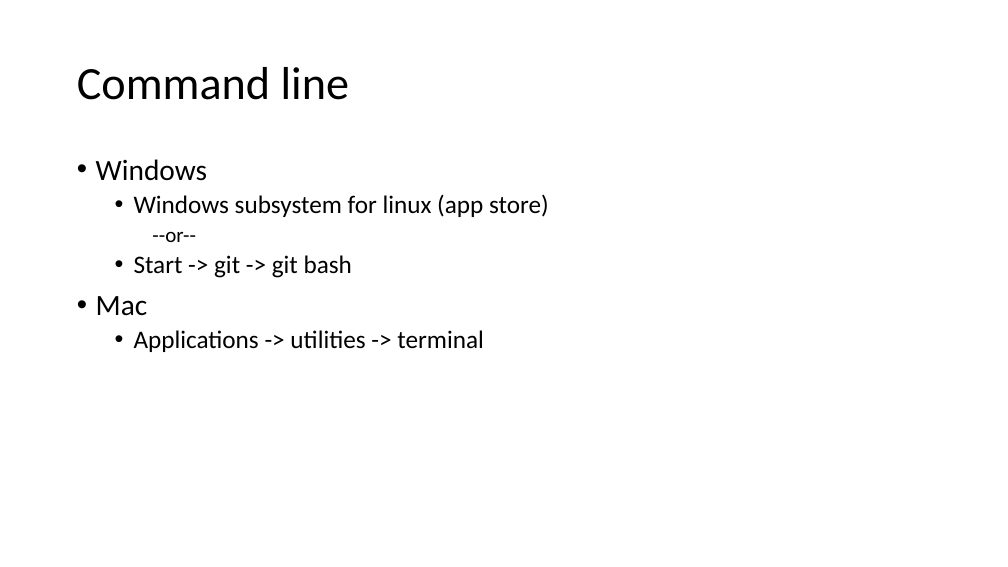
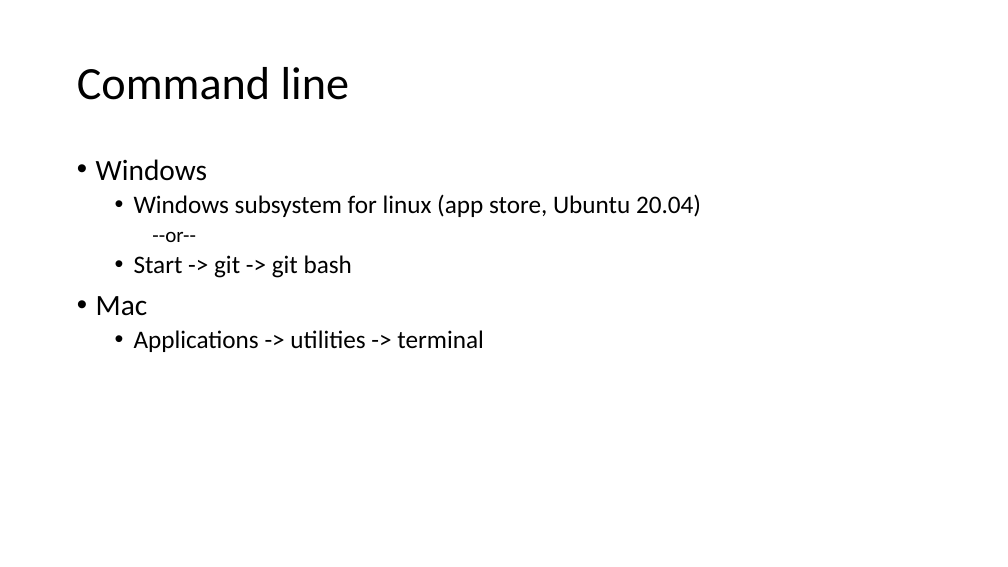
Before and after one commit to wesleybeckner/ds_for_engineers, a slide deck: slide 4 of courses/C2_ Build Your Model/Command Line and git.pptx. Drawn at 1008x567 pixels with LibreOffice and Linux fonts; fonts in the diff are those of the drawing. Boxes give left, top, right and bottom in pixels: in the first picture for what was removed or moved away, otherwise in the second. Text is boxed around its words. In the diff, an @@ line names an element or a change of style, - is before the commit and + after.

```diff
--- a/courses/C2_ Build Your Model/Command Line and git.pptx
+++ b/courses/C2_ Build Your Model/Command Line and git.pptx
@@ text at (134,194,701,217): text changed @@
-  • Windows subsystem for linux (app store)
+  • Windows subsystem for linux (app store, Ubuntu 20.04)
```
Also in this commit, not shown: 1 other slide changed, 18 other files.
